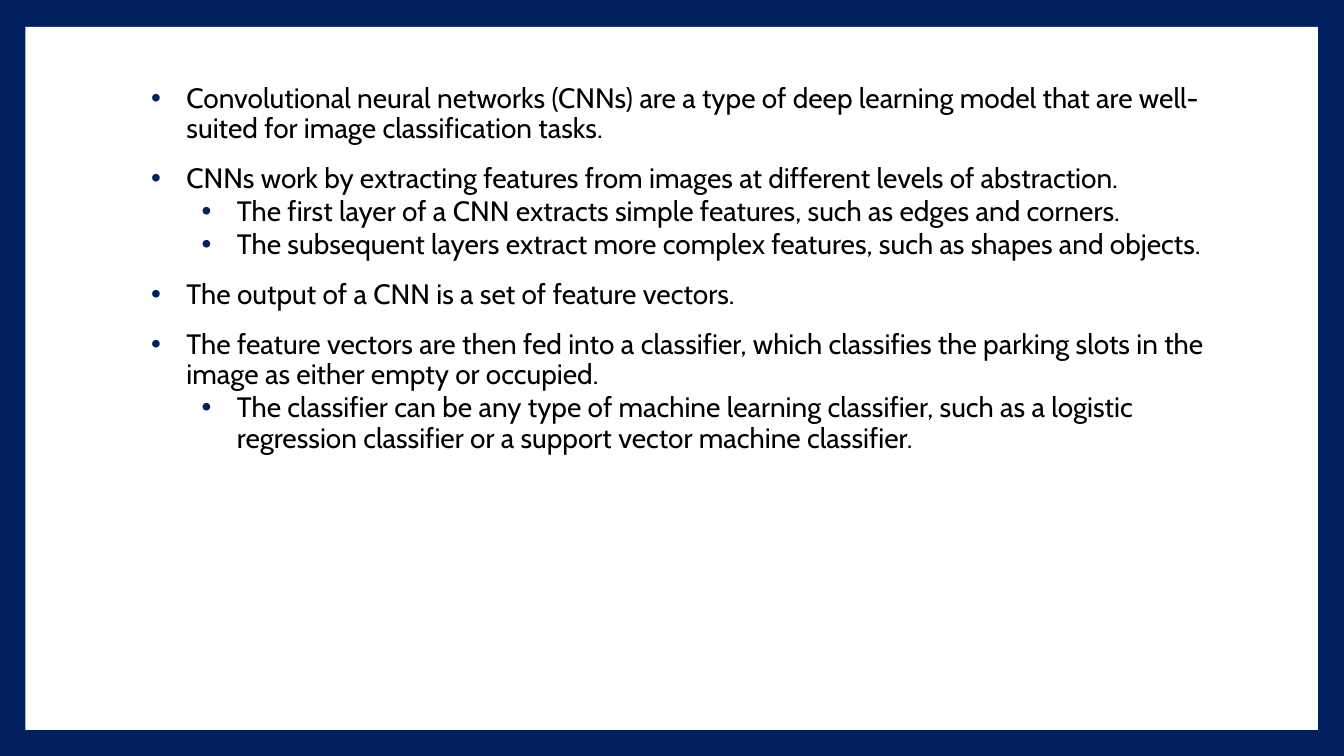
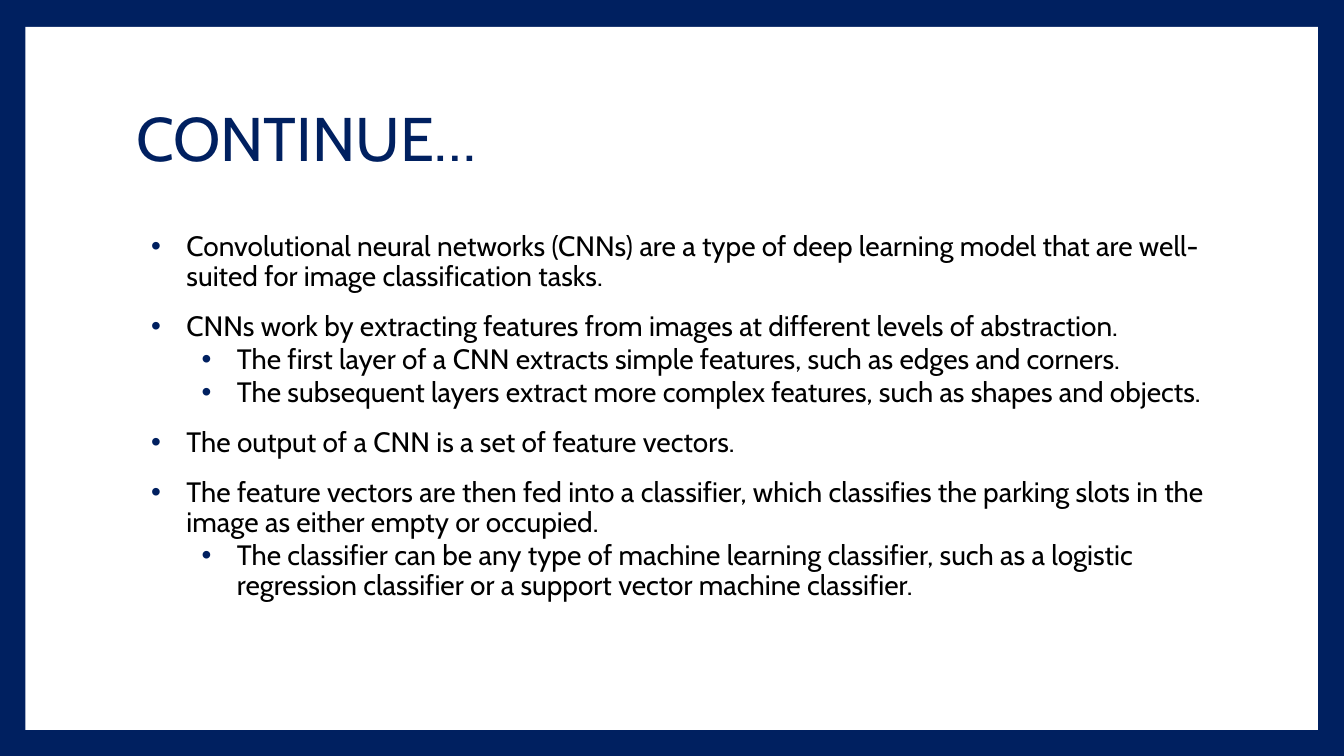
Before and after one commit to hassanarif1231/mphildata, a slide deck: slide 18 of Defence_Thesis.pptx (slide 15 before the commit). Drawn at 1344x756 pixels with LibreOffice and Linux fonts; fonts in the diff are those of the drawing. Boxes give left, top, right and bottom in pixels: in the first picture for what was removed or moved away, otherwise in the second. Text is boxed around its words. In the diff, an @@ line names an element or a change of style, - is before the commit and + after.

```diff
--- a/Defence_Thesis.pptx
+++ b/Defence_Thesis.pptx
@@ title added at [136, 117, 476, 162], 44 pt, text #002060 @@
+CONTINUE…
@@ text "Convolutional neural networks (CNNs) are ...": place and size @@
-text "Convolutional neural networks (CNNs) are ..." at [186, 87, 1203, 454]
+text "Convolutional neural networks (CNNs) are ..." at [186, 235, 1203, 602]
```
Also in this commit, not shown: 7 other slides changed, 9 slides added, 6 slides removed.
